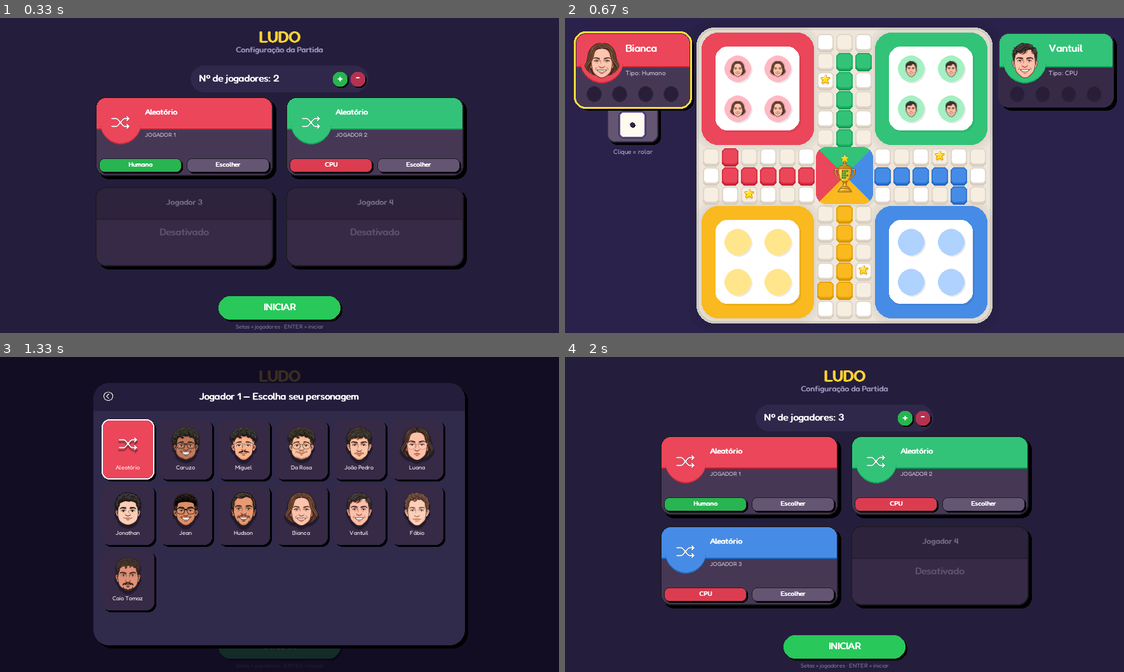
Above: before the commit, frames 1-4 (two rows, left to right).
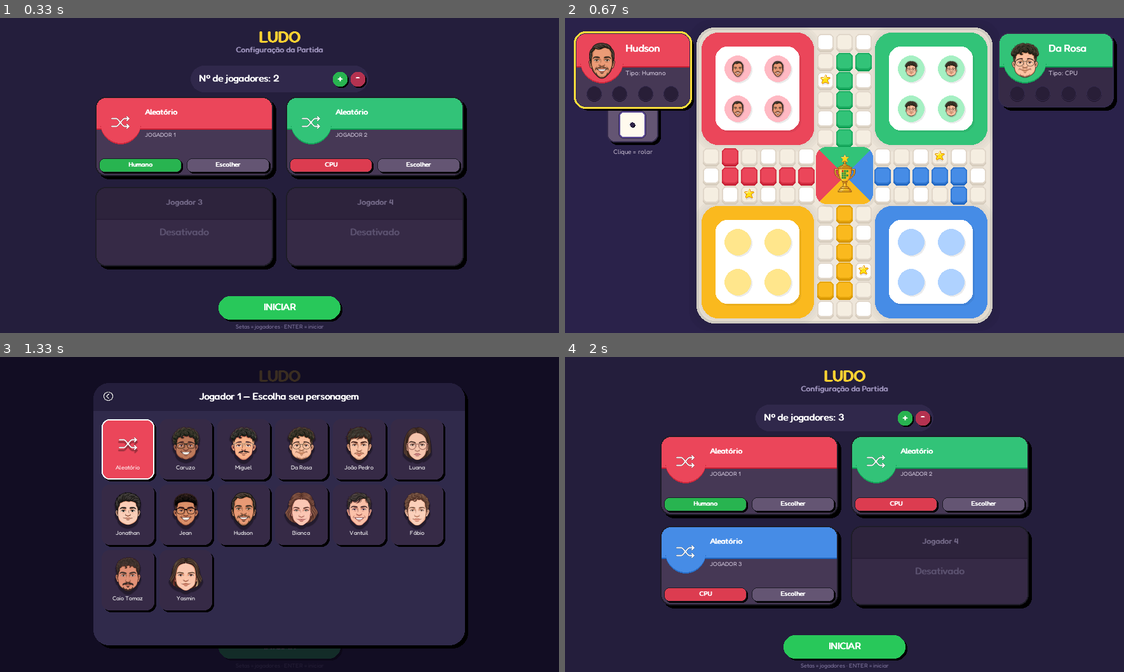
Above: after the commit, the same moments.

Repository: zluaninhaxp/ludo_pygame
Game: pygame game, started from main.py
Same seed, same stepped clock (60 frames per second), same inputs: the game is played once before the commit and once after it.
Inputs:
- Up to frame 1 (0.33 s): no input
- Up to frame 2 (0.67 s): click "INICIAR" at 0.38 s
- Up to frame 3 (1.33 s): hold R 0.67-1.13 s; click "Escolher" at 1.22 s
- Up to frame 4 (2 s): click "Aleatório" at 1.55 s; hold Up from 1.83 s (still down)

Frame 1 is identical in both runs. In frame 2, 1.5% of the frame differs, in the area x 3-94%, y 7-32%; in frame 3, 1.0%; in frame 4, nothing differs.

Commit message:
Corrige bugs e adiciona personagens

Diff:
--- a/constants.py
+++ b/constants.py
@@ -49,6 +49,7 @@
     ("vantuil",    "Vantuil"),
     ("fabio",    "Fábio"),
     ("caiot",     "Caio Tomaz"),
+    ("yasmin",      "Yasmin"),
 ]
 
 CHARACTER_NAMES = {slug: name for slug, name in CHARACTER_ROSTER}
--- a/main.py
+++ b/main.py
@@ -88,13 +88,15 @@
                     if event.key == pygame.K_r:
                         menu = Menu()
                         game = None
+
+                        # Limpa os confetes se estiver usando a animação no renderer
+                        try:
+                            import renderer
+                            renderer._confetti = []
+                        except:
+                            pass
+
                         continue
-
-                    # ── ATALHO DE TESTE: APERTE F9 DURANTE O JOGO ──
-                    if event.key == pygame.K_F9:
-                        game.phase = "end"
-                        game.rankings = [0, 1, 2, 3] # Força os 4 jogadores no ranking
-                    # ───────────────────────────────────────────────
 
                     if (event.key == pygame.K_SPACE
                             and game.phase == "roll"
@@ -103,6 +105,22 @@
                         game.start_roll()
 
                 if event.type == pygame.MOUSEBUTTONDOWN:
+                    # ── VERIFICAÇÃO DO BOTÃO REINICIAR ──
+                    if game.phase == "end" and hasattr(game, 'restart_rect'):
+                        if game.restart_rect.collidepoint(event.pos):
+                            menu = Menu()
+                            game = None
+
+                            # Limpa os confetes ao reiniciar pelo botão também
+                            try:
+                                import renderer
+                                renderer._confetti = []
+                            except:
+                                pass
+
+                            continue
+
+                    # ── CLIQUE NORMAL DO JOGO ──
                     game.click(*event.pos)
 
         # ── Atualização ───────────────────────────────────────────────────────
--- a/menu.py
+++ b/menu.py
@@ -51,12 +51,21 @@
     b = max(0, min(255, color[2] - amt))
     return (r, g, b)
 
+_CHAR_CACHE = {}
+
 def _get_char_img(slug, size):
+    # 1. Verifica se a imagem já foi carregada e processada neste tamanho
+    key = (slug, size)
+    if key in _CHAR_CACHE:
+        return _CHAR_CACHE[key]
+
     surf = pygame.Surface((size, size), pygame.SRCALPHA)
     import os
     arquivo = "random" if slug is None else slug
     path = os.path.join("images", f"{arquivo}.png")
+
     try:
+        # 2. Carrega e redimensiona (agora isso só vai acontecer UMA vez por imagem)
         img = pygame.image.load(path).convert_alpha()
         max_side = max(img.get_width(), img.get_height())
         scale = (size / max_side) * (0.65 if slug is None else 1.0)
@@ -70,6 +79,9 @@
         font = _load_font(int(size * 0.5), bold=True)
         texto_fallback = "?" if slug is None else "X"
         _txt(surf, texto_fallback, font, (255, 255, 255), size//2, size//2 - 2)
+
+    # 3. Salva no cache antes de retornar
+    _CHAR_CACHE[key] = surf
     return surf
 
 _SHADOW_CACHE = {}
--- a/renderer.py
+++ b/renderer.py
@@ -571,7 +571,7 @@
     pygame.draw.rect(surf, (0,0,0,20), (bx+3, by+3, bw, bh), border_radius=16)
     pygame.draw.rect(surf, (40, 180, 80), (bx, by, bw, bh), border_radius=16)
     pygame.draw.rect(surf, _INK, (bx, by, bw, bh), 2, border_radius=16)
-    _txt(surf, "REINICIAR", F_MED, WHITE, W//2, by + bh//2 - 2)
+    _txt(surf, "Jogar Novamente", F_MED, WHITE, W//2, by + bh//2 - 2)
 
     # Legenda menor abaixo
     _txt(surf, "(ou aperte R)", F_XSM, (150, 140, 180), W//2, by + bh + 15)
Binary file changed: images/bianca.png
Binary file changed: images/luana.png
Binary file added: images/yasmin.png
